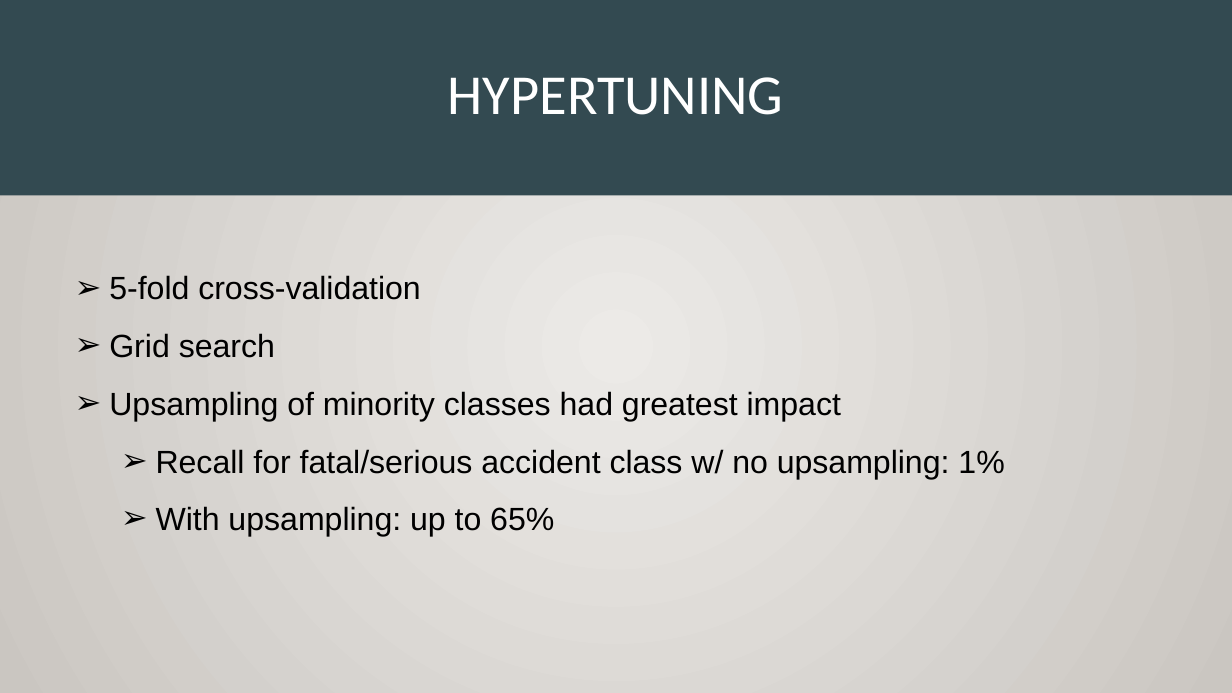
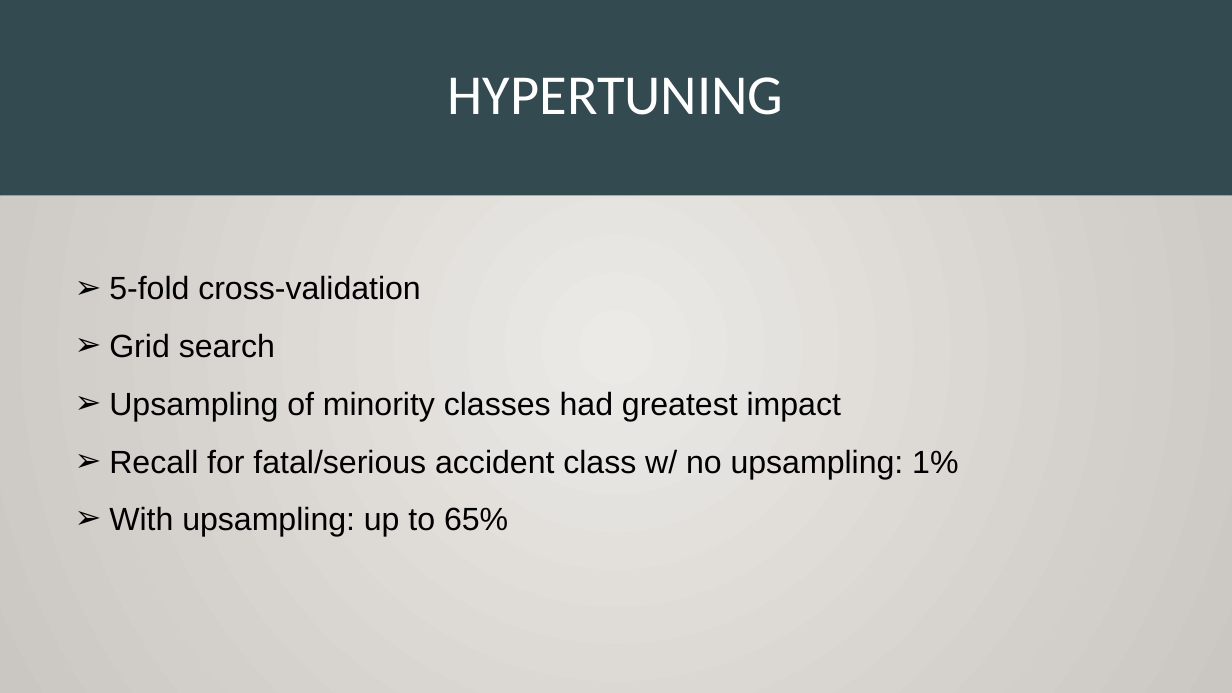
Before and after one commit to tmfreiberg/road-safety, a slide deck: slide 7 of presentation/Presentation_road_safety.pptx. Drawn at 1232x693 pixels with LibreOffice and Linux fonts; fonts in the diff are those of the drawing. Boxes give left, top, right and bottom in pixels: in the first picture for what was removed or moved away, otherwise in the second. Text is boxed around its words. In the diff, an @@ line names an element or a change of style, - is before the commit and + after.

```diff
--- a/presentation/Presentation_road_safety.pptx
+++ b/presentation/Presentation_road_safety.pptx
@@ text at [109,449,958,537]: list level 2 to 1 in "Recall for fatal/serious accident class ..."; list level 2 to 1 in "With upsampling: up to 65%" @@
```
Also in this commit, not shown: 5 other slides changed.
